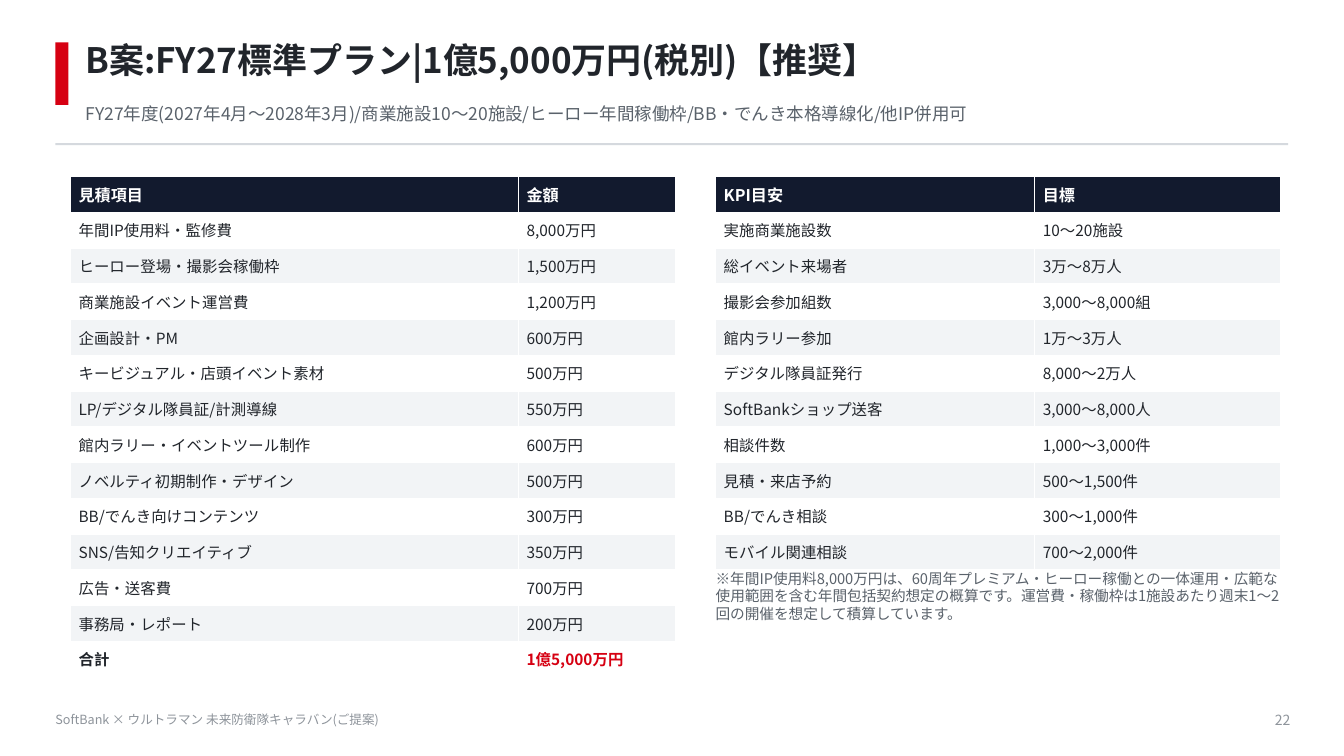
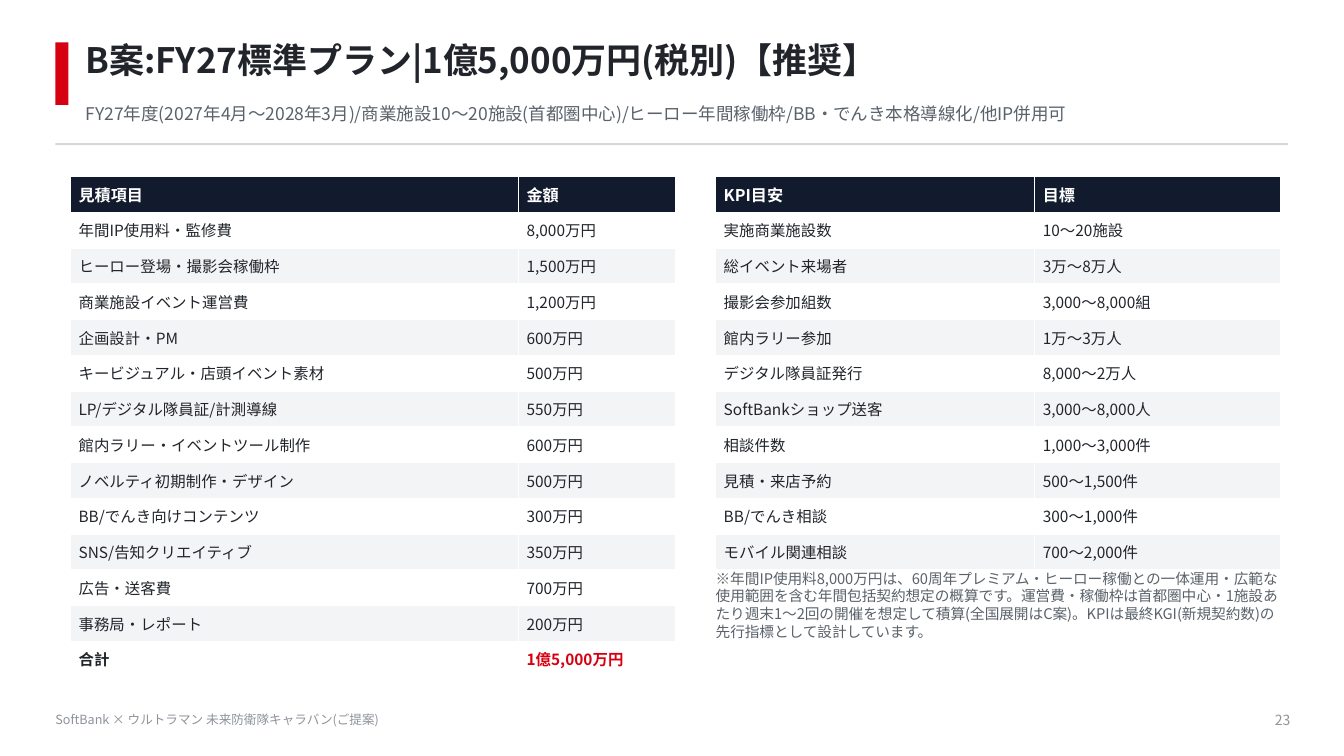
Before and after one commit to hayatoshintani-spe/kessho-lens, a slide deck: slide 23 of docs/proposals/softbank-ultraman-caravan/SoftBank_Ultraman_未来防衛隊キャラバン_提案資料.pptx (slide 22 before the commit). Drawn at 1344x756 pixels with LibreOffice and Linux fonts; fonts in the diff are those of the drawing. Boxes give left, top, right and bottom in pixels: in the first picture for what was removed or moved away, otherwise in the second. Text is boxed around its words. In the diff, an @@ line names an element or a change of style, - is before the commit and + after.

```diff
--- a/docs/proposals/softbank-ultraman-caravan/SoftBank_Ultraman_未来防衛隊キャラバン_提案資料.pptx
+++ b/docs/proposals/softbank-ultraman-caravan/SoftBank_Ultraman_未来防衛隊キャラバン_提案資料.pptx
@@ text at [86, 105, 1067, 124]: text changed @@
-FY27年度(2027年4月〜2028年3月)/商業施設10〜20施設/ヒーロー年間稼働枠/BB・でんき本格導線化/他IP併用可
+FY27年度(2027年4月〜2028年3月)/商業施設10〜20施設(首都圏中心)/ヒーロー年間稼働枠/BB・でんき本格導線化/他IP併用可
@@ text at [716, 571, 1278, 638]: text changed @@
-※年間IP使用料8,000万円は、60周年プレミアム・ヒーロー稼働との一体運用・広範な使用範囲を含む年間包括契約想定の概算です。運営費・稼働枠は1施設あたり週末1〜2回の開催を想定して積算しています。
+※年間IP使用料8,000万円は、60周年プレミアム・ヒーロー稼働との一体運用・広範な使用範囲を含む年間包括契約想定の概算です。運営費・稼働枠は首都圏中心・1施設あたり週末1〜2回の開催を想定して積算(全国展開はC案)。KPIは最終KGI(新規契約数)の先行指標として設計しています。
@@ text at [1275, 714, 1291, 725]: text changed @@
-22
+23
```
Also in this commit, not shown: 15 other slides changed, 2 slides added, 2 other files.
